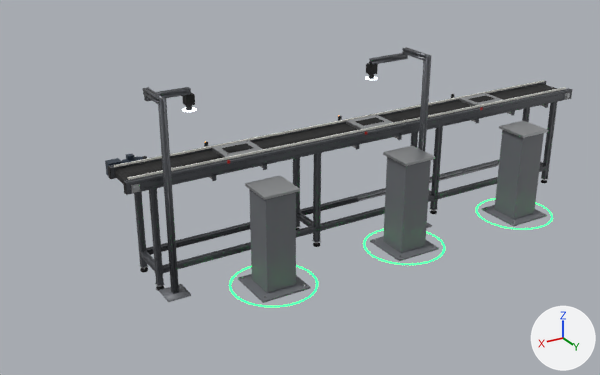
What one commit did to the Blender file web/assets/ev_line_conveyor.blend.
One viewpoint serves both versions: a 50 mm camera at (3.47, 4.78, 2.81) aimed at (0.69, 0.15, 0.5). Lighting does not change. The marker at lower right points along +X, +Y and +Z. The picture after the commit comes second.

Names of what the first picture shows: 'CameraStand_ST2', 'CameraStand_ST3', 'Conveyor_Belt', 'Conveyor_Frame', 'Conveyor_Guide', 'Pallet_03', 'Robot_Pedestal_ST1', 'Robot_Pedestal_ST2', 'Robot_Pedestal_ST3' and 11 more.
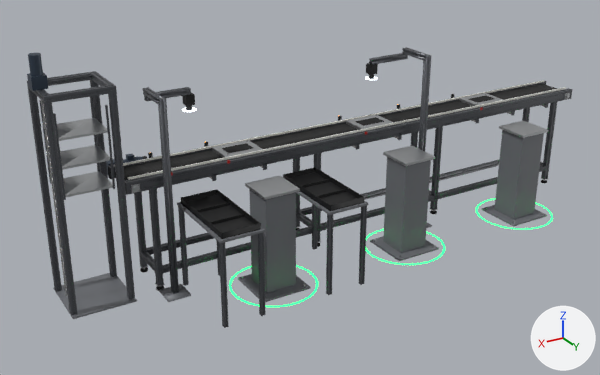
What changed in the scene script:
```text
Add me_storage:
    me_storage.from_pydata(...)  # 448 vertices, 272 faces; spans x -0.21..0.23, y -0.22..0.22, z 0.0..1.64
    me_storage.polygons.foreach_set('use_smooth', [True] * 272)
    # faces by material slot: [6, 208, 40, 18]
    me_storage.materials.append(mat_m_graphite_paint)  # grey #707378
    me_storage.materials.append(mat_m_frame_anodized)  # dark grey #5c5e63
    me_storage.materials.append(mat_m_motor_paint)  # dark blue #33404f
    me_storage.materials.append(mat_m_steel)  # light grey #cccccc
Add me_storage_rack:
    me_storage_rack.from_pydata(...)  # 82 vertices, 66 faces; spans x -0.16..0.18, y -0.152..0.152, z -0.02..0.52
    me_storage_rack.polygons.foreach_set('use_smooth', [True] * 66)
    # faces by material slot: [36, 24, 6]
    me_storage_rack.materials.append(mat_m_aluminum)  # light grey #c7c9cc
    me_storage_rack.materials.append(mat_m_frame_anodized)  # dark grey #5c5e63
    me_storage_rack.materials.append(mat_m_steel)  # light grey #cccccc
Add me_tray_pass:
    me_tray_pass.from_pydata(...)  # 244 vertices, 152 faces; spans x -0.15..0.15, y -0.32..0.32, z 0.0..0.64
    me_tray_pass.polygons.foreach_set('use_smooth', [True] * 152)
    # faces by material slot: [6, 104, 42]
    me_tray_pass.materials.append(mat_m_graphite_paint)  # grey #707378
    me_tray_pass.materials.append(mat_m_frame_anodized)  # dark grey #5c5e63
    me_tray_pass.materials.append(mat_m_black_plastic)  # black #0f0f11
Add ob_storage_rack:
    ob_storage_rack = bpy.data.objects.new('Storage_Rack', me_storage_rack)
    ob_storage_rack.parent = ob_storage
    ob_storage_rack.location = (0.0, 0.0, 0.8)
    _m = ob_storage_rack.modifiers.new('Bevel', 'BEVEL')
    _m.width = 0.0015
    _m.width_pct = 0.0015
    _m.segments = 3
    _m.angle_limit = 0.698
    _m.harden_normals = True
Add ob_storage:
    ob_storage = bpy.data.objects.new('Storage', me_storage)
    ob_storage.parent = ob_ev_line
    ob_storage.location = (2.182, 0.0, 0.0)
    _m = ob_storage.modifiers.new('Bevel', 'BEVEL')
    _m.width = 0.002
    _m.width_pct = 0.002
    _m.segments = 3
    _m.angle_limit = 0.698
    _m.harden_normals = True
Add ob_tray_pass:
    ob_tray_pass = bpy.data.objects.new('Tray_Pass', me_tray_pass)
    ob_tray_pass.parent = ob_ev_line
    ob_tray_pass.location = (1.48, 0.48, 0.0)
    _m = ob_tray_pass.modifiers.new('Bevel', 'BEVEL')
    _m.width = 0.0015
    _m.width_pct = 0.0015
    _m.segments = 3
    _m.angle_limit = 0.698
    _m.harden_normals = True
Add ob_tray_fail:
    ob_tray_fail = bpy.data.objects.new('Tray_Fail', me_tray_pass.copy())
    ob_tray_fail.parent = ob_ev_line
    ob_tray_fail.location = (0.72, 0.48, 0.0)
    _m = ob_tray_fail.modifiers.new('Bevel', 'BEVEL')
    _m.width = 0.0015
    _m.width_pct = 0.0015
    _m.segments = 3
    _m.angle_limit = 0.698
    _m.harden_normals = True
```

Location of each change, (x1, y1, x2, y2) in pixels of the pictures (600 x 375 px):
'Storage', added
    after: (27, 53, 137, 319)
    faces in mat_m_frame_anodized (dark grey #5c5e63): (27, 71, 135, 315)
    faces in mat_m_graphite_paint (grey #707378): (53, 273, 137, 319)
    faces in mat_m_motor_paint (dark blue #33404f): (27, 53, 48, 91)
    faces in mat_m_steel (light grey #cccccc): (41, 100, 68, 296)
'Tray_Pass', added
    after: (177, 189, 266, 328)
    faces in mat_m_black_plastic (black #0f0f11): (181, 189, 261, 239)
    faces in mat_m_frame_anodized (dark grey #5c5e63): (178, 206, 266, 328)
    faces in mat_m_graphite_paint (grey #707378): (177, 202, 265, 243)
'Tray_Fail', added
    after: (283, 167, 368, 295)
    faces in mat_m_black_plastic (black #0f0f11): (283, 167, 365, 211)
    faces in mat_m_frame_anodized (dark grey #5c5e63): (312, 204, 367, 295)
    faces in mat_m_graphite_paint (grey #707378): (296, 191, 368, 215)
'Storage_Rack', added
    after: (39, 96, 115, 200)
    faces in mat_m_aluminum (light grey #c7c9cc): (43, 118, 113, 197)
    faces in mat_m_frame_anodized (dark grey #5c5e63): (39, 96, 115, 200)
